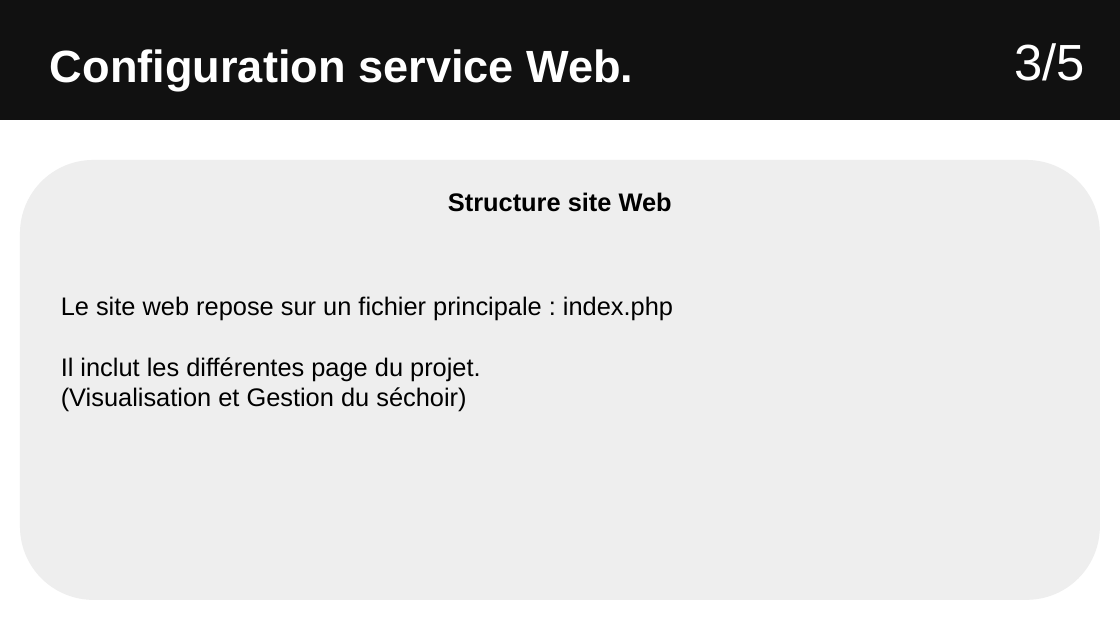
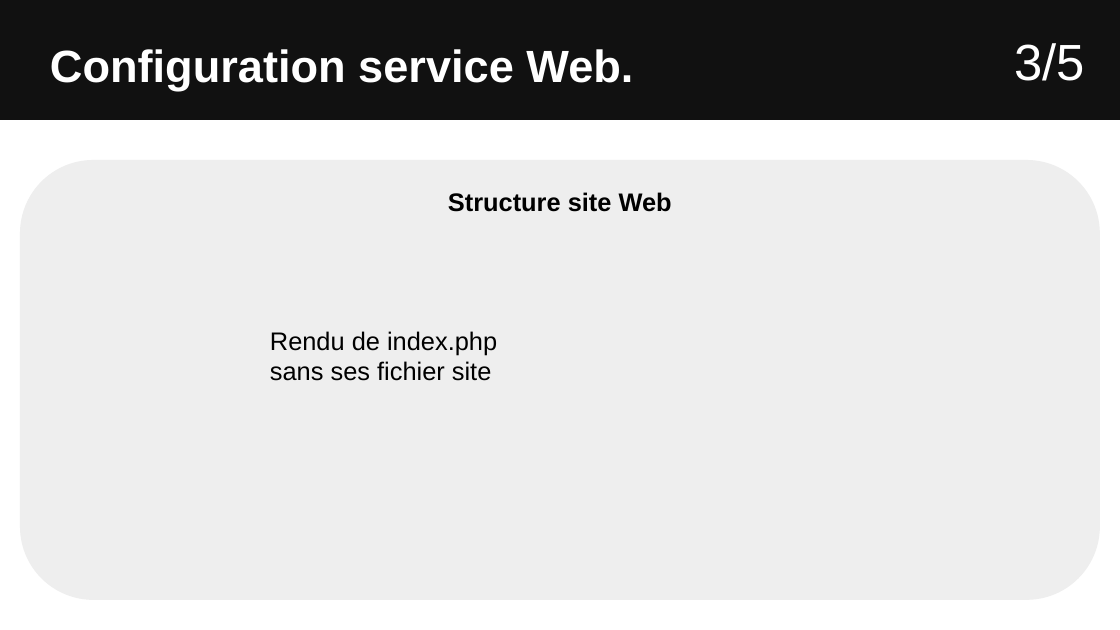
Before and after one commit to Sauvage89/sechoir-houblon, a slide deck: slide 32 of doc/diaporama/revu2/revu2_sauvage.odp (slide 25 before the commit). Drawn at 1120x630 pixels with LibreOffice and Linux fonts; fonts in the diff are those of the drawing. Boxes give left, top, right and bottom in pixels: in the first picture for what was removed or moved away, otherwise in the second. Text is boxed around its words. In the diff, an @@ line names an element or a change of style, - is before the commit and + after.

Commit message:
doc(revu2sauvage): ajout dans le diapo de l'explicaiton de la bdd, du site web, et de l'ihm

```diff
--- a/doc/diaporama/revu2/revu2_sauvage.odp
+++ b/doc/diaporama/revu2/revu2_sauvage.odp
@@ text removed at (61, 296, 673, 412) @@
-Le site web repose sur un fichier principale : index.php
-Il inclut les différentes page du projet.
-(Visualisation et Gestion du séchoir)
@@ text added at (270, 331, 497, 381), 18 pt, text #000000 @@
+Rendu de index.php sans ses fichier site
```
Also in this commit, not shown: 4 other slides changed, 16 slides added, 6 slides removed.
